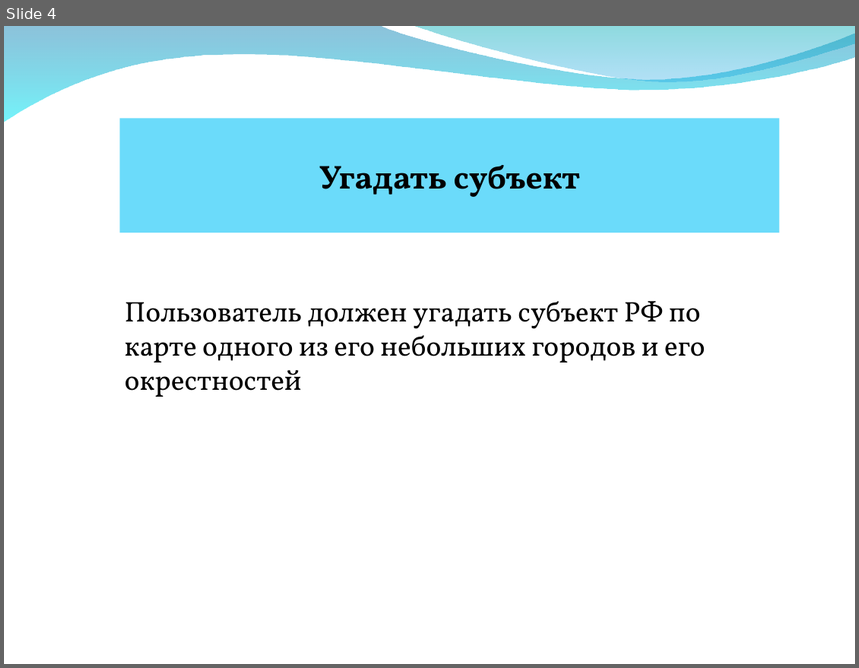
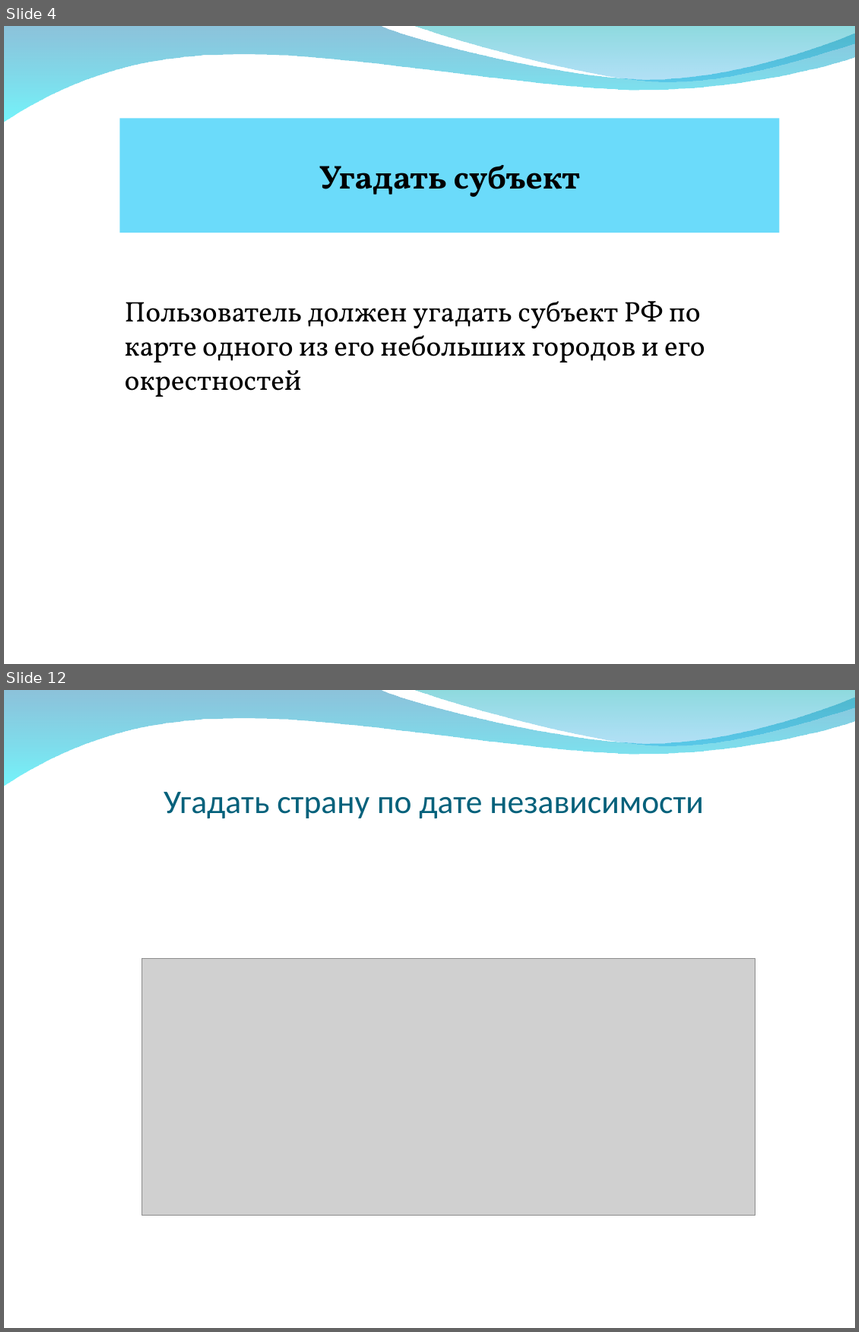
Before and after one commit to AverageEnjoyer2/geobotproject, a slide deck: презентация.ppt. Shown one above the other, each under a label of ours: slide 4 before the commit, slides 4 and 12 after it; the slides between them are not shown. The pictures are 859x668 and 859x1332 pixels, drawn with LibreOffice and Linux fonts; fonts in the diff are those of the drawing; grey boxes stand for pictures; background and template pictures are left out. Boxes give left, top, right and bottom in pixels: in the first picture for what was removed or moved away, otherwise in the second. Text is boxed around its words. In the diff, an @@ line names an element or a change of style, - is before the commit and + after.

```diff
--- a/презентация.ppt
+++ b/презентация.ppt
@@ slide 12 added at box(4, 690, 855, 1328), background picture (left out); not listed: 2 template elements that a slide beside it also shows @@
@@ title added at box(164, 792, 704, 818), 28 pt, text #04617B @@
+Угадать страну по дате независимости
@@ picture added at box(142, 958, 756, 1215) @@
```
Also in this commit, not shown: 2 slides changed, 9 other slides added, 3 other files.
